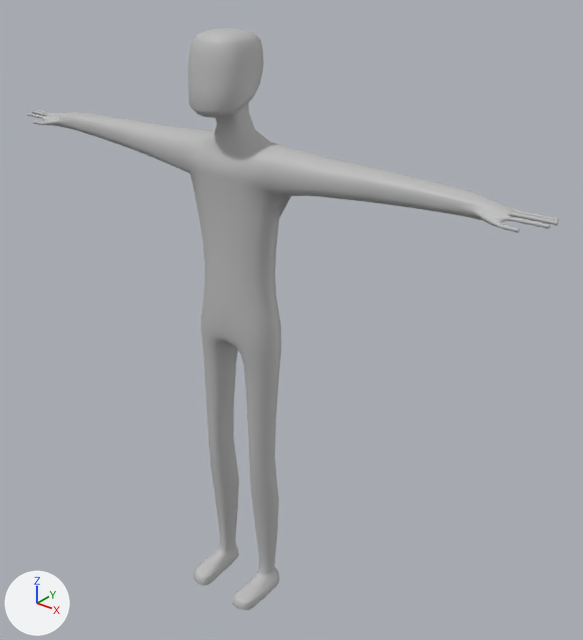
An edit to the FBX model Assets/Models/thief/thief.fbx, drawn before and after from the same camera.
Rendered twice from a camera (50 mm lens) standing at (1.471, -1.599, 2.021) and looking at (0.116, 0.095, 0.97). Arrows for +X, +Y and +Z are at lower left; the lights stay in place. Where no turn or scale is listed for an object, it has been applied to the vertices.

Objects in the first picture: 'thiefGeo'.
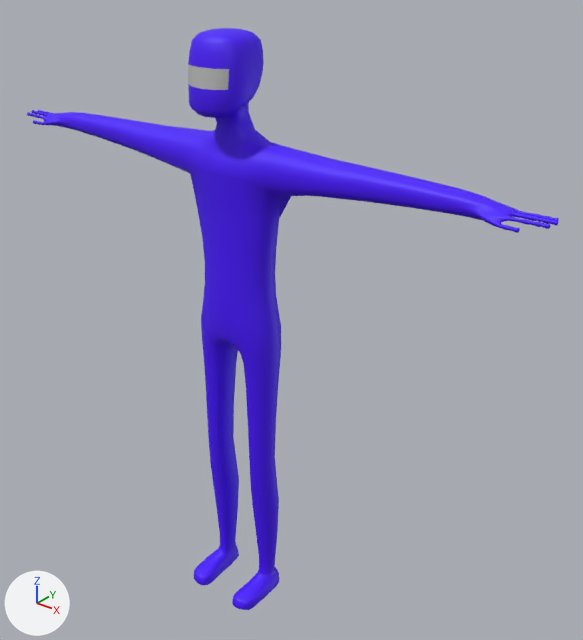
Pixel boxes [x1, y1, x2, y2] of what changed, in the pictures (583 x 640 px):
part 1 of me_mesh, recoloured
    both: [27, 28, 559, 610]

The edits, one by one:
Material 'phong1' (mat_phong1) is new.
Its base color is (0.0647, 0.0, 1.0) (purple #4800ff).
Its roughness is 0.553.
me_mesh has 3058 vertices, 3056 faces and spans x -0.91..0.91, y -0.16..0.08, z 0.0..1.79.
me_mesh is used by ob_thiefgeo; location (0.0, 0.0, 0.0).
me_mesh part 1: 3052 of the faces centred in x -0.91..0.91, y -0.16..0.07, z 0.0..1.79 switch from mat_lambert1 (grey #bcbcbc) to mat_phong1 (purple #4800ff).
